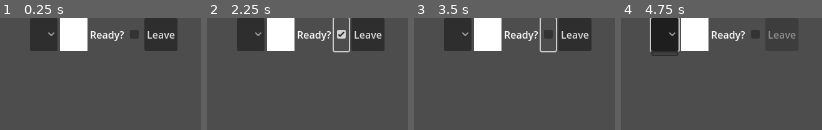
Above: before the commit, frames 1-4 (left to right).
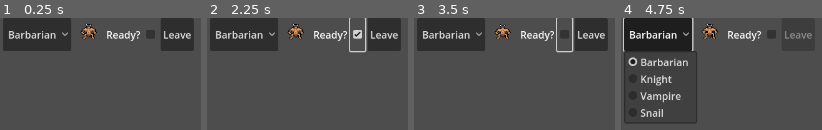
Above: after the commit, the same moments.

Repository: OneWhoLepps/TribalDynamics
Game: Godot game, scene res://Scenes/RefactoredTribalDynamics/PlayerEntryInLobby.tscn
Two runs of this game, one before a commit and one after it. Both use one fixed random seed, a clock stepped at 60 frames per second and the inputs below. This scene is started directly instead of the project's main scene.
Inputs (mouse positions are in pixels of both pictures, inside the frame that each line leads up to; where the layout moved, square brackets give the same spot in the first picture):
- Up to frame 1 (0.25 s): no input
- Up to frame 2 (2.25 s): click (251, 34) at 0.52 s; click (245, 34) at 1.25 s, where only the run after the commit has a clickable "Barbarian"; click (357, 34) [341, 34] at 2 s
- Up to frame 3 (3.5 s): click (564, 34) [548, 34] at 2.75 s
- Up to frame 4 (4.75 s): click "Leave" at 3.5 s; click (665, 34) at 4.27 s

The runs differ from the first frame. In frame 1, 15% of the frame differs, in the area x 1-97%, y 0-30%; in frame 2, 15%; in frame 3, 15%; in frame 4, 16%, in the area x 0-96%, y 0-94%.

Commit message:
Working on replacing player entry in lobby tribe selector with our tribe picker control
We need to SYNC the selections across players, at the moment joining will make their UI's look different from each other

Diff:
--- a/Scenes/RefactoredTribalDynamics/Lobby.tscn
+++ b/Scenes/RefactoredTribalDynamics/Lobby.tscn
@@ -20,16 +20,16 @@
 
 [node name="Chatbox" type="ItemList" parent="."]
 layout_mode = 0
-offset_left = 529.0
+offset_left = 621.0
 offset_top = 216.0
-offset_right = 984.0
+offset_right = 1076.0
 offset_bottom = 293.0
 
 [node name="StartGameButton" type="Button" parent="."]
 layout_mode = 0
-offset_left = 630.0
+offset_left = 719.0
 offset_top = 152.0
-offset_right = 731.0
+offset_right = 820.0
 offset_bottom = 186.0
 disabled = true
 text = "Begin Game
--- a/Scenes/RefactoredTribalDynamics/PlayerEntryInLobby.tscn
+++ b/Scenes/RefactoredTribalDynamics/PlayerEntryInLobby.tscn
@@ -1,6 +1,7 @@
-[gd_scene load_steps=2 format=3 uid="uid://yb0snipraf8d"]
+[gd_scene load_steps=3 format=3 uid="uid://yb0snipraf8d"]
 
 [ext_resource type="Script" path="res://Scripts/RefactoredTribalDynamics/PlayerEntryInLobby.gd" id="1_tgoir"]
+[ext_resource type="PackedScene" uid="uid://btvehvw0fkxi0" path="res://Assets/GeneralIdleAnim-Picker/GeneralIdleAnim-Picker.tscn" id="2_t5kdl"]
 
 [node name="PlayerEntryInLobby" type="Control"]
 layout_mode = 3
@@ -22,13 +23,21 @@
 layout_mode = 2
 size_flags_horizontal = 3
 
-[node name="ColorPicker" type="OptionButton" parent="HBoxContainer"]
+[node name="TribePicker" type="OptionButton" parent="HBoxContainer"]
 layout_mode = 2
 size_flags_horizontal = 3
 
-[node name="ColorPreview" type="ColorRect" parent="HBoxContainer"]
+[node name="SubViewportContainer" type="SubViewportContainer" parent="HBoxContainer"]
+custom_minimum_size = Vector2(48, 40)
 layout_mode = 2
-size_flags_horizontal = 3
+
+[node name="SubViewport" type="SubViewport" parent="HBoxContainer/SubViewportContainer"]
+handle_input_locally = false
+size = Vector2i(48, 40)
+render_target_update_mode = 4
+
+[node name="GeneralIdleAnim-picker" parent="HBoxContainer/SubViewportContainer/SubViewport" instance=ExtResource("2_t5kdl")]
+position = Vector2(2, 0)
 
 [node name="ReadyLabel" type="Label" parent="HBoxContainer"]
 layout_mode = 2
@@ -43,5 +52,6 @@
 size_flags_horizontal = 3
 text = "Leave"
 
+[connection signal="item_selected" from="HBoxContainer/TribePicker" to="." method="_on_tribe_picker_item_selected"]
 [connection signal="pressed" from="HBoxContainer/ReadyToggle" to="." method="_on_ready_toggle_pressed"]
 [connection signal="pressed" from="HBoxContainer/Leave" to="." method="_on_leave_pressed"]
--- a/Scripts/RefactoredTribalDynamics/JoinLobbyScene.gd
+++ b/Scripts/RefactoredTribalDynamics/JoinLobbyScene.gd
@@ -48,5 +48,4 @@
 	get_tree().change_scene_to_file(Constants.MAIN_SCENE_PATH)
 
 func _on_tribe_picker_item_selected(index):
-	print(GameManager.TribeEnum.find_key(index))
 	$"HBoxContainer/SubViewportContainer/SubViewport/GeneralIdleAnim-picker".selected_idle = index
--- a/Scripts/RefactoredTribalDynamics/PlayerEntryInLobby.gd
+++ b/Scripts/RefactoredTribalDynamics/PlayerEntryInLobby.gd
@@ -29,6 +29,8 @@
 # Called when the node enters the scene tree for the first time.
 func _ready():
 	GameManager.connect("game_manager_ready_toggled", Callable(self, "set_ready_visual"))
+	for name in GameManager.tribe_names:
+		$HBoxContainer/TribePicker.add_item(name)
 	pass # Replace with function body.
 
 # Called every frame. 'delta' is the elapsed time since the previous frame.
@@ -51,3 +53,6 @@
 
 func get_player_id():
 	return player_id
+
+func _on_tribe_picker_item_selected(index):
+	$"HBoxContainer/SubViewportContainer/SubViewport/GeneralIdleAnim-picker".selected_idle = index
